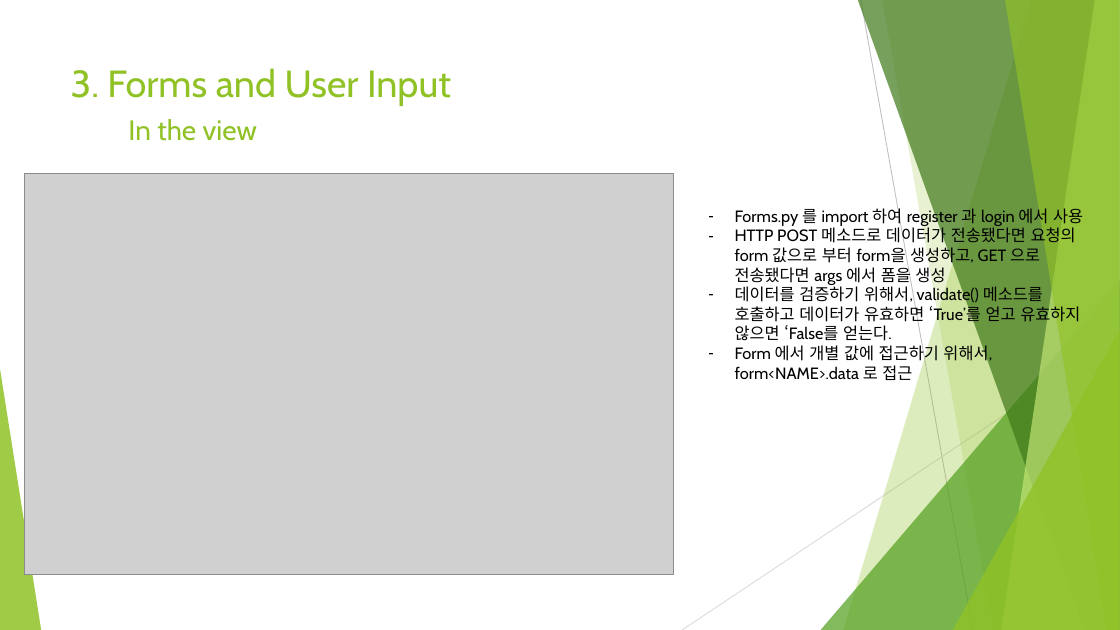
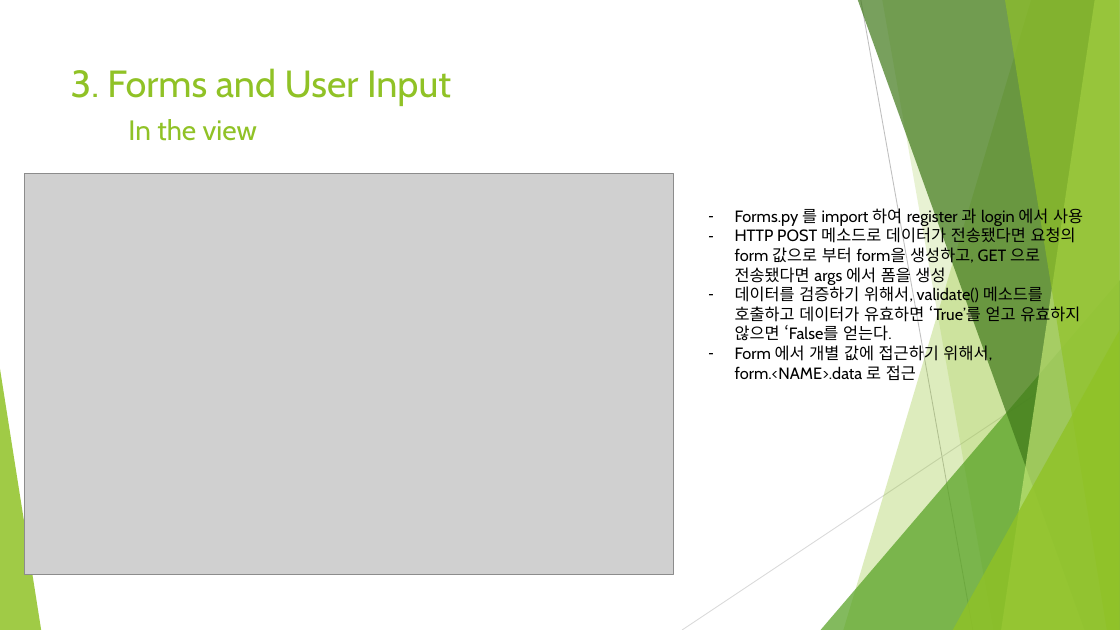
Before and after one commit to Heechul90/Flask, a slide deck: slide 8 of Study/03. Forms and User Input/Forms and User Input.pptx (slide 7 before the commit). Drawn at 1120x630 pixels with LibreOffice and Linux fonts; fonts in the diff are those of the drawing; grey boxes stand for pictures. Boxes give left, top, right and bottom in pixels: in the first picture for what was removed or moved away, otherwise in the second. Text is boxed around its words. In the diff, an @@ line names an element or a change of style, - is before the commit and + after.

Commit message:
forms and package structure

```diff
--- a/Study/03. Forms and User Input/Forms and User Input.pptx
+++ b/Study/03. Forms and User Input/Forms and User Input.pptx
@@ text at (735, 343, 992, 380): text changed @@
-– Form 에서 개별 값에 접근하기 위해서, form<NAME>.data 로 접근
+– Form 에서 개별 값에 접근하기 위해서, form.<NAME>.data 로 접근
```
Also in this commit, not shown: 4 other slides changed, 3 slides added, 4 other files.
